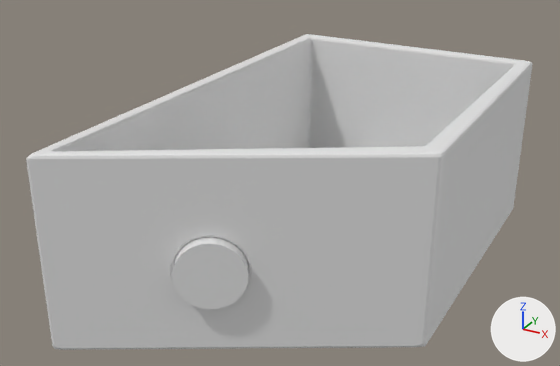
The Blender file CAD/Case.blend: old version first, new version second.
Before and after are seen from a 50 mm camera at (72.1, -151.4, 111.9) aimed at (-1.7, -17.1, 44.7). The lights are fixed; the arrows at lower right show +X, +Y and +Z.

The first picture shows 'CAM', 'Case'.
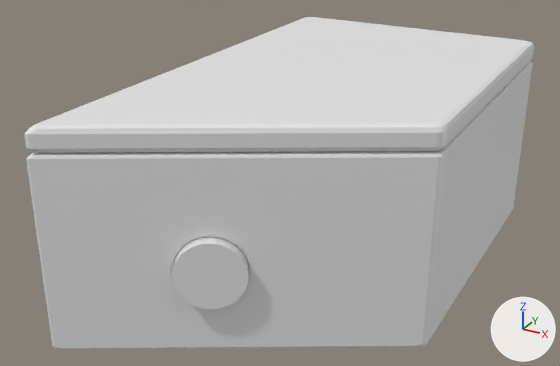
Commit message: added enclosure lid

The change, as JSON lines over the scene's bpy script:
```json
{"op": "add", "block": "me_cube_003", "code": ["me_cube_003 = bpy.data.meshes.new('Cube.003')", "me_cube_003.from_pydata(...)  # 24 vertices, 22 faces; spans x -0.5..1.25, y -0.75..0.28, z 0.97..1.14"]}
{"op": "add", "block": "ob_lid", "code": ["ob_lid = bpy.data.objects.new('Lid', me_cube_003)", "ob_lid.location = (20.0, 10.0, 0.0)", "ob_lid.rotation_euler = (0.0, 0.0, -1.571)  # degrees (0, 0, -90)", "ob_lid.scale = (60.0, 60.0, 60.0)", "_m = ob_lid.modifiers.new('Boolean', 'BOOLEAN')", "_m.object = ob_cam_lens", "_m.solver = 'FLOAT'", "_m = ob_lid.modifiers.new('Bevel', 'BEVEL')", "_m.segments = 2", "_m.limit_method = 'NONE'"]}
```

What differs and where, as boxes [x1, y1, x2, y2] in the pictures (560 x 366 px):
```json
{"object": "Lid", "change": "added", "after": [24, 17, 534, 153]}
```
